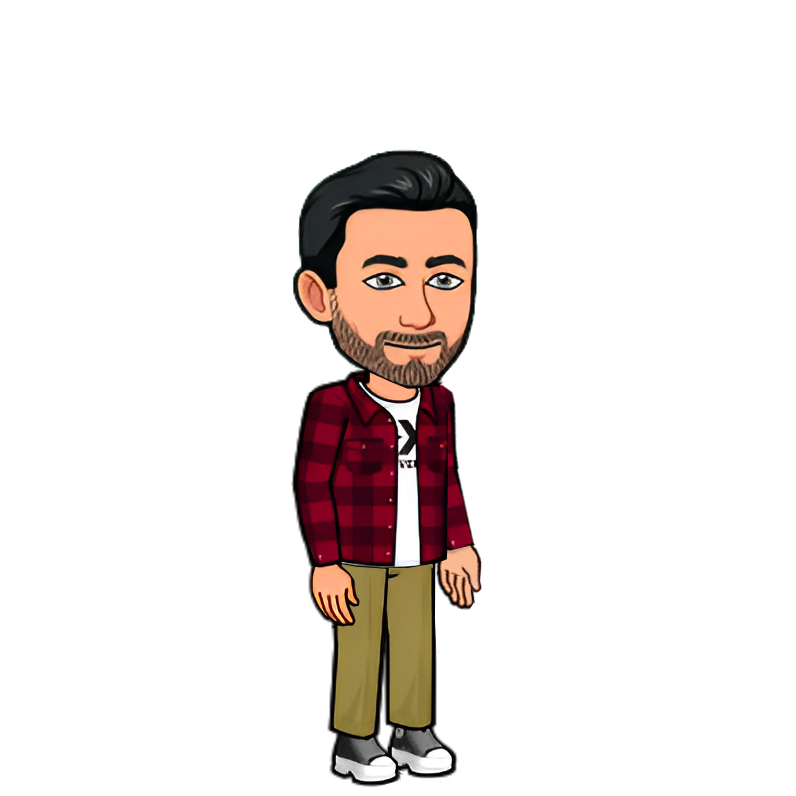
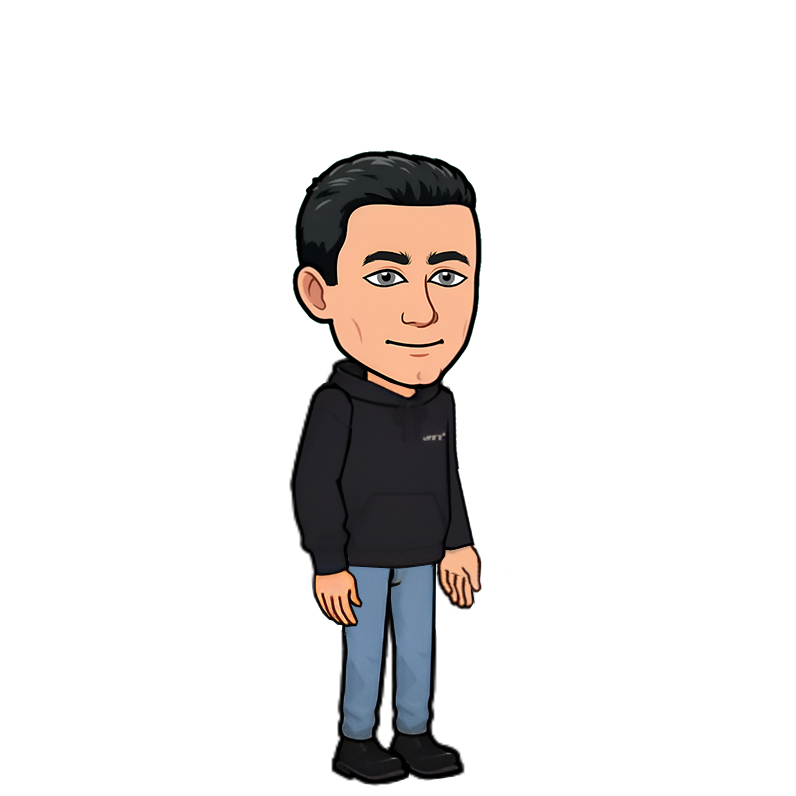
Revision of a layered 796×796 image; what changed, layer by layer:
renamed "Head" to "Head2", painted on it over box(292, 149, 482, 390)
painted on "RightHand" over box(289, 381, 363, 628)
painted on "Body" over box(304, 357, 452, 783)
painted on "RightLeg" over box(324, 528, 411, 787)
renamed "LeftLeg" to "Layer 1", painted on it over box(357, 523, 465, 786)
painted on "LeftHand" over box(399, 376, 475, 550)
